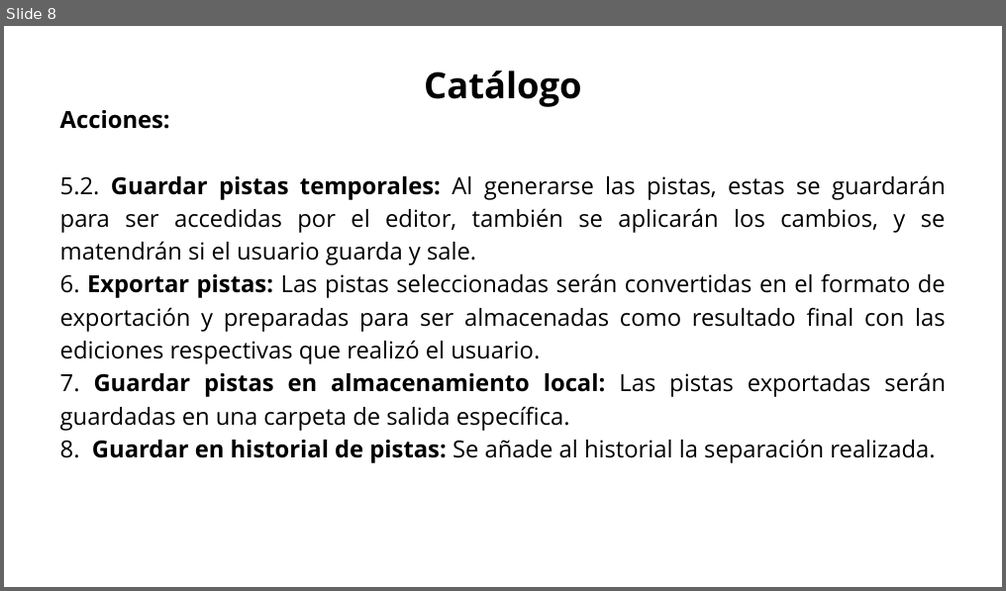
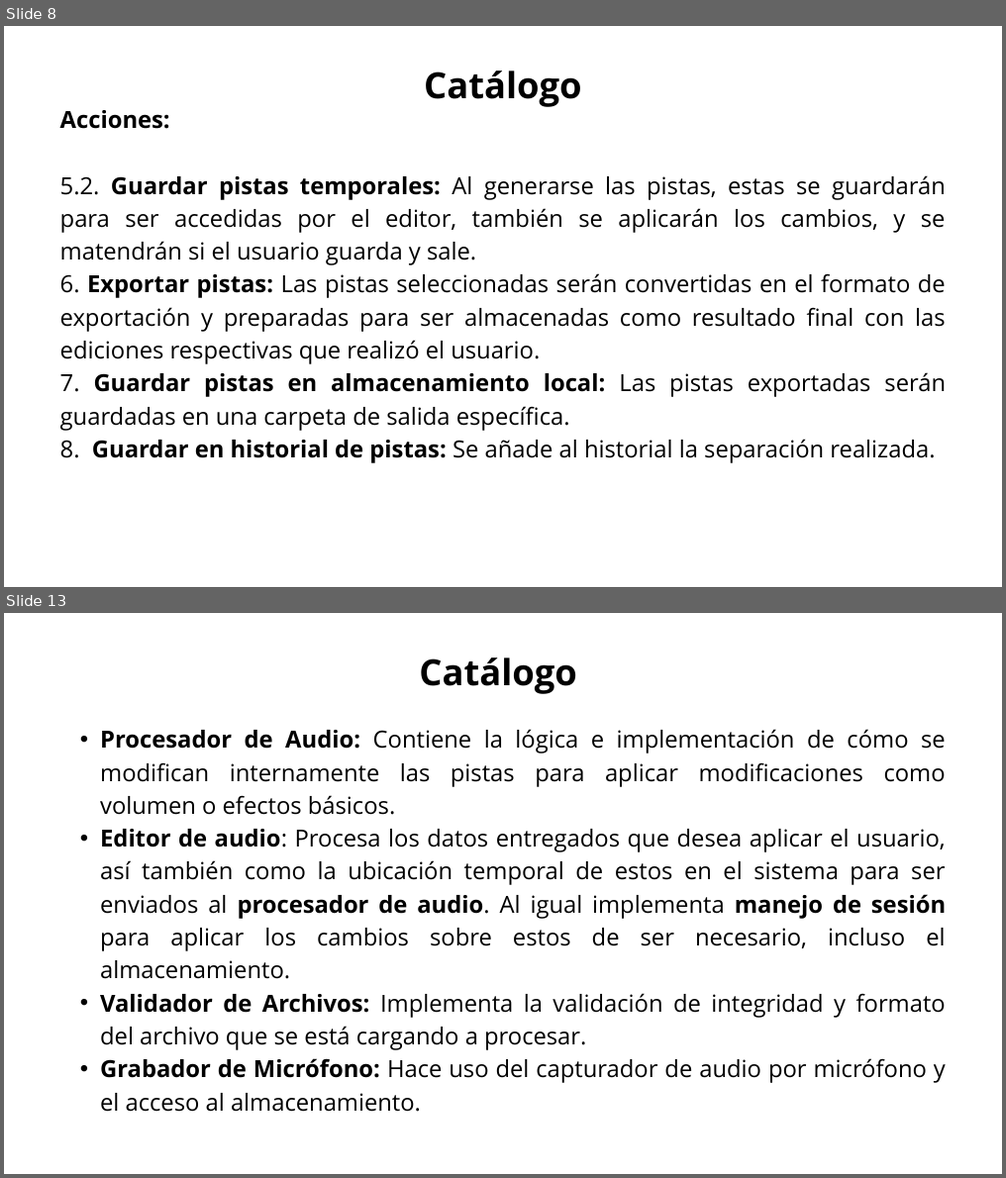
Before and after one commit to Jucer74/SoftwareArchitecture, a slide deck: Project/Views/SistemaSeparacionAudio.views.pptx. Shown one above the other, each under a label of ours: slide 8 before the commit, slides 8 and 13 after it; the slides between them are not shown. The pictures are 1006x591 and 1006x1178 pixels, drawn with LibreOffice and Linux fonts; fonts in the diff are those of the drawing. Boxes give left, top, right and bottom in pixels: in the first picture for what was removed or moved away, otherwise in the second. Text is boxed around its words. In the diff, an @@ line names an element or a change of style, - is before the commit and + after.

```diff
--- a/Project/Views/SistemaSeparacionAudio.views.pptx
+++ b/Project/Views/SistemaSeparacionAudio.views.pptx
@@ slide 13 added at (4, 613, 1002, 1174), background #FFFFFF @@
@@ text added at (419, 658, 577, 694), 52 pt, text #000000, bold @@
+Catálogo
@@ text added at (100, 729, 945, 1112), 34 pt, text #000000 @@
+  • Procesador de Audio: Contiene la lógica e implementación de cómo se modifican internamente las pistas para aplicar modificaciones como volumen o efectos básicos.
+  • Editor de audio: Procesa los datos entregados que desea aplicar el usuario, así también como la ubicación temporal de estos en el sistema para ser enviados al procesador de audio. Al igual implementa manejo de sesión para aplicar los cambios sobre estos de ser necesario, incluso el almacenamiento.
+  • Validador de Archivos: Implementa la validación de integridad y formato del archivo que se está cargando a procesar.
+  • Grabador de Micrófono: Hace uso del capturador de audio por micrófono y el acceso al almacenamiento.
```
Also in this commit, not shown: 10 slides changed, 6 other slides added, 5 slides removed.
